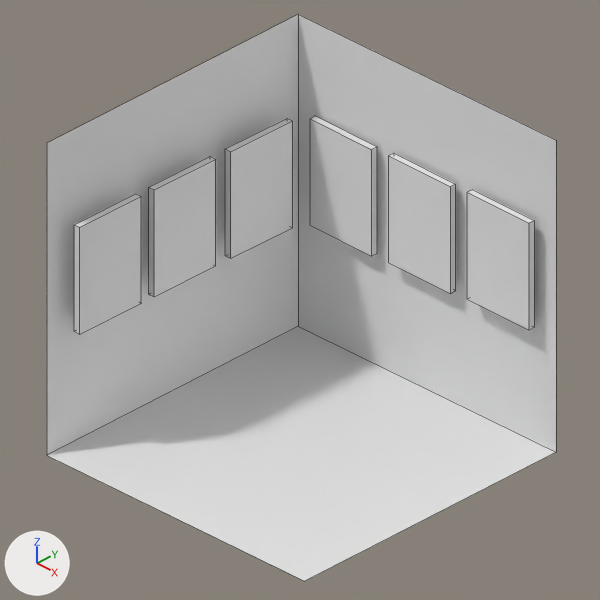
Renders of the Blender file img/graphics4.blend from each side of a commit.
Both versions are drawn from the file's camera 'Camera'. Lighting does not change. The marker at lower left points along +X, +Y and +Z. Mesh edges are drawn as thin lines. Materials are left out; every surface is plain grey.
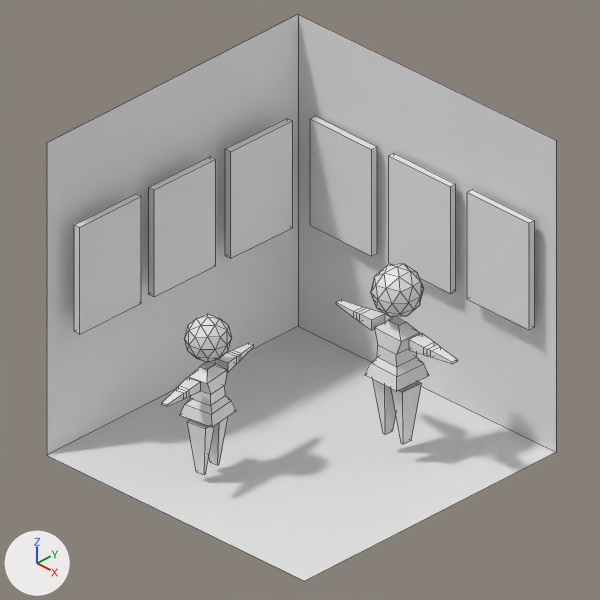
Where the change shows, as pixel boxes (x1, y1, x2, y2) in the pictures (600 x 600 px):
'1_bodyCube', added: after (336, 264, 458, 444)
'1_bodyCube.001', added: after (162, 314, 254, 474)

Edits to the bpy script that builds the scene:
```text
Add me_cube_011:
    me_cube_011.from_pydata(...)  # 122 vertices, 150 faces; spans x -6.4..6.4, y -2.1..2.1, z -8.5..6.7
Add me_cube_007:
    me_cube_007.from_pydata(...)  # 122 vertices, 150 faces; spans x -6.4..6.4, y -2.1..2.1, z -8.5..6.7
Add ob_1_bodycube_001:
    ob_1_bodycube_001 = bpy.data.objects.new('1_bodyCube.001', me_cube_011)
    ob_1_bodycube_001.location = (-2.364, -9.752, -2.107)
    ob_1_bodycube_001.rotation_euler = (0.0, 0.0, -1.412)  # degrees (0, 0, -81)
    ob_1_bodycube_001.scale = (0.0773, 0.0773, 0.0773)
Add ob_1_bodycube:
    ob_1_bodycube = bpy.data.objects.new('1_bodyCube', me_cube_007)
    ob_1_bodycube.location = (-1.661, -8.664, -1.942)
    ob_1_bodycube.rotation_euler = (0.0, 0.0, 3.126)  # degrees (0, 0, 179)
    ob_1_bodycube.scale = (0.0873, 0.0873, 0.0873)
```
